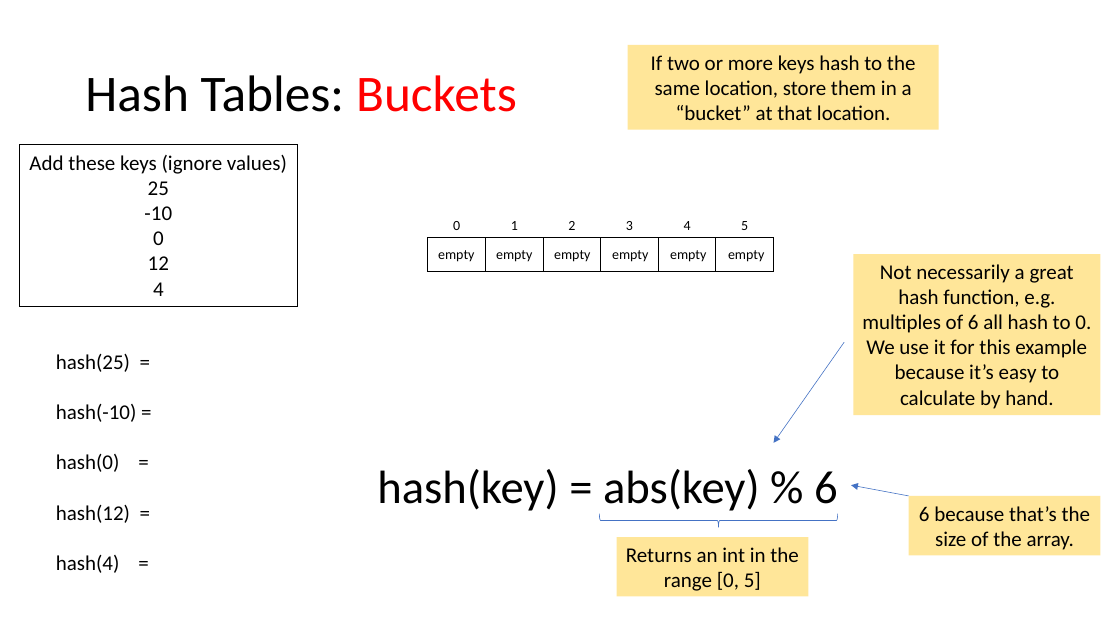
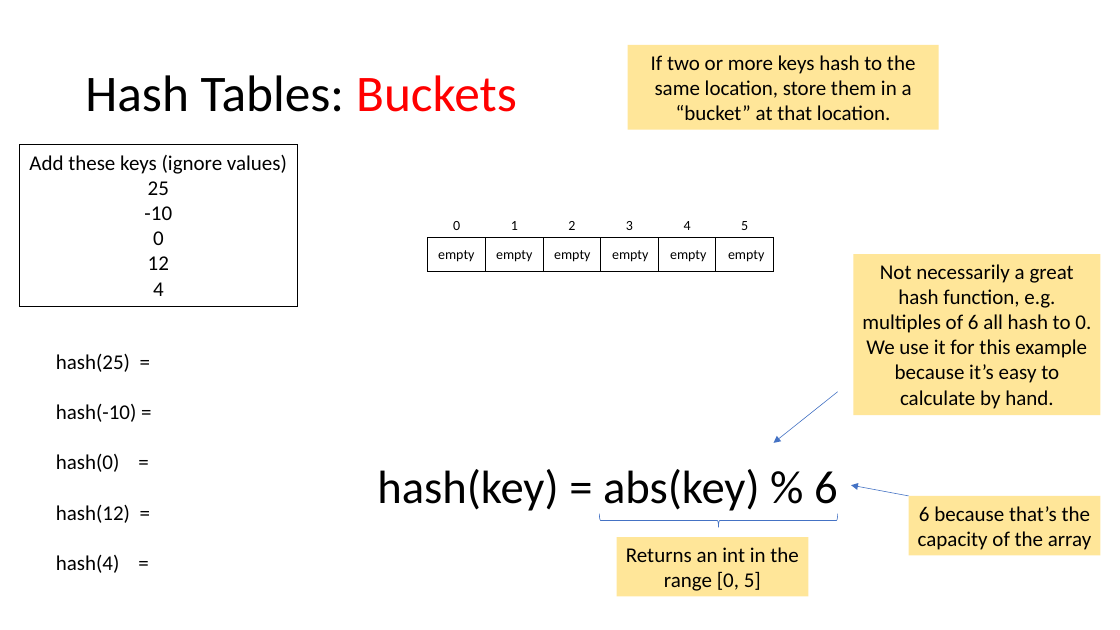
Before and after one commit to tjd1234/cmpt225summer2023, a slide deck: slide 17 of lecture_notes/week8/week8_maps_and_hashing.pptx. Drawn at 1120x630 pixels with LibreOffice and Linux fonts; fonts in the diff are those of the drawing. Boxes give left, top, right and bottom in pixels: in the first picture for what was removed or moved away, otherwise in the second. Text is boxed around its words. In the diff, an @@ line names an element or a change of style, - is before the commit and + after.

```diff
--- a/lecture_notes/week8/week8_maps_and_hashing.pptx
+++ b/lecture_notes/week8/week8_maps_and_hashing.pptx
@@ arrow moved from (844, 342) - (774, 443) to (838, 392) - (774, 443) @@
@@ text in rectangle at (918,506,1091,550): text changed @@
-6 because that’s the size of the array.
+6 because that’s the capacity of the array
```
Also in this commit, not shown: 22 other slides changed, 1 slide added, 2 other files.
